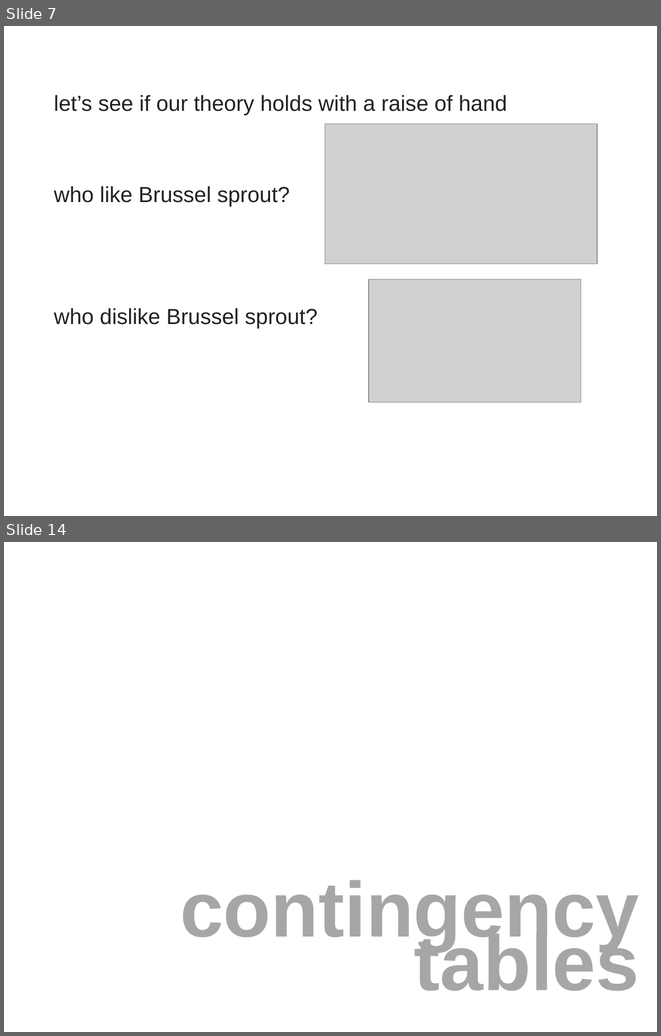
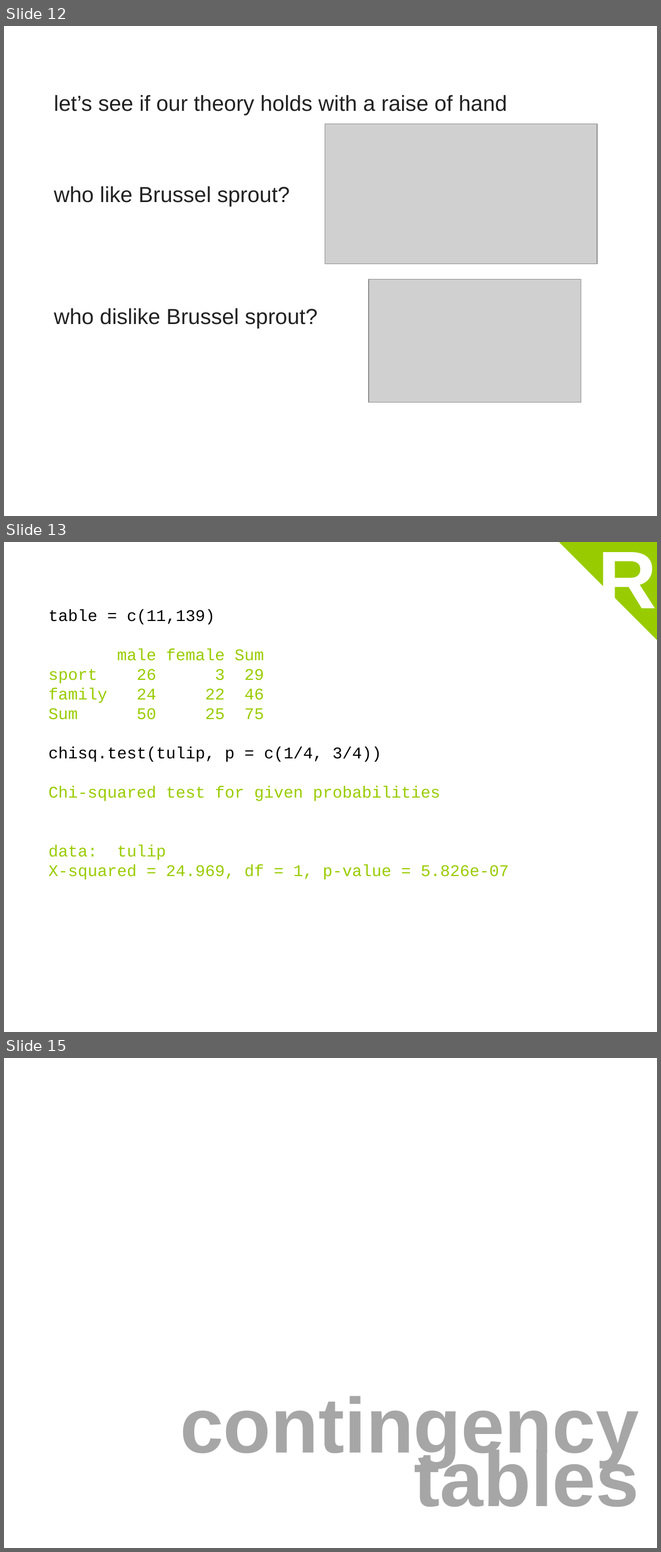
Before and after one commit to coms10011/2018_19, a slide deck: 17_CategoricalCHIsquare/17-Roudaut-stats- ChiSquare-30min.pptx. Shown one above the other, each under a label of ours: slides 7 and 14 before the commit, slides 12, 13 and 15 after it; the slides between them are not shown. The pictures are 661x1036 and 661x1552 pixels, drawn with LibreOffice and Linux fonts; fonts in the diff are those of the drawing; grey boxes stand for pictures. Boxes give left, top, right and bottom in pixels: in the first picture for what was removed or moved away, otherwise in the second. Text is boxed around its words. In the diff, an @@ line names an element or a change of style, - is before the commit and + after.

```diff
--- a/17_CategoricalCHIsquare/17-Roudaut-stats- ChiSquare-30min.pptx
+++ b/17_CategoricalCHIsquare/17-Roudaut-stats- ChiSquare-30min.pptx
@@ slide 13 added at <box>4,542,657,1032</box>, background #FFFFFF @@
@@ right triangle added at <box>559,542,657,640</box>, fill #99CC00 @@
@@ text added at <box>598,544,657,623</box>, 90 pt, text #FFFFFF, bold @@
+R
@@ text added at <box>49,609,509,880</box>, 18 pt, text #99CC00 @@
+table = c(11,139)
+male female Sum
+sport 26 3 29
+family 24 22 46
+Sum 50 25 75
+chisq.test(tulip, p = c(1/4, 3/4))
+Chi-squared test for given probabilities
+data: tulip
+X-squared = 24.969, df = 1, p-value = 5.826e-07
@@ what was slide 7 is now slide 12 @@
@@ what was slide 14 is now slide 15 @@
```
Also in this commit, not shown: 5 slides changed, 1 other file.
